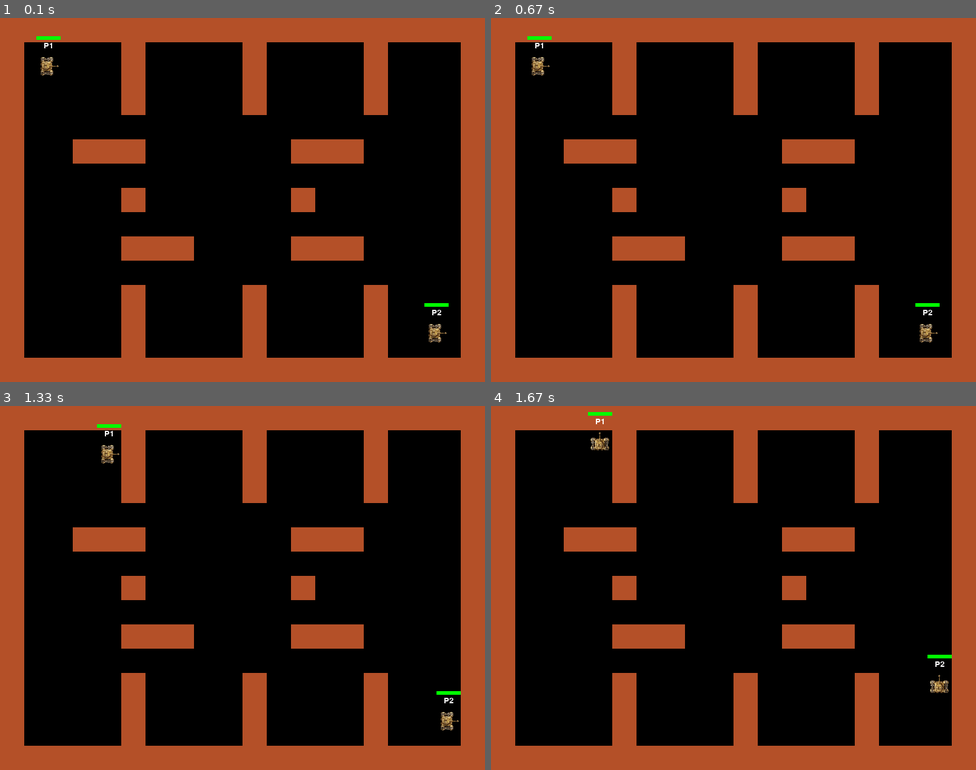
Above: before the commit, frames 1-4 (two rows, left to right).
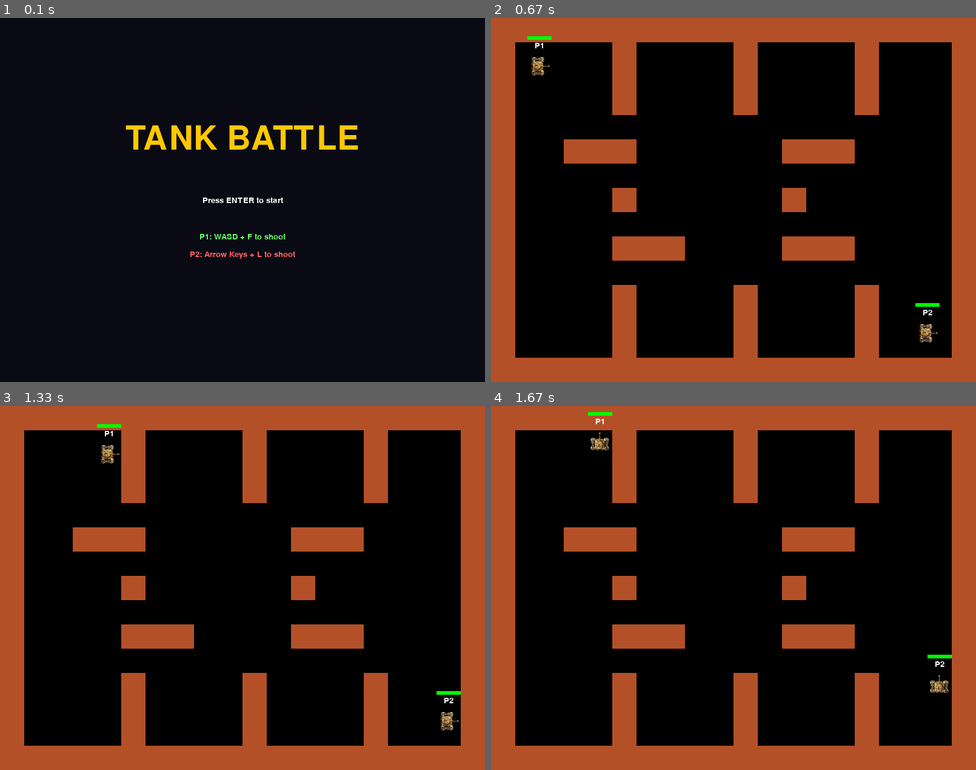
Above: after the commit, the same moments.

Repository: ZH-J6/Pygame_Software_Engineering
Game: pygame game, started from pygame/game.py
The game is run twice, just before and just after one commit, with the same random seed, the same clock (stepped at 60 frames per second) and the same inputs.
Inputs:
- Up to frame 1 (0.1 s): no input
- Up to frame 2 (0.67 s): tap Enter at 0.33 s
- Up to frame 3 (1.33 s): tap F at 0.67 s; hold Right from 1 s (still down); hold D from 1 s (still down)
- Up to frame 4 (1.67 s): release Right at 1.47 s; release D at 1.47 s; hold Up from 1.5 s (still down); hold W from 1.5 s (still down)

The runs differ from the first frame. In frame 1, 35% of the frame differs, in the area x 0-100%, y 0-100%; in frame 2, nothing differs; in frame 3, nothing differs; in frame 4, nothing differs.

Commit message:
Implement start menu for Tank Battle game
Added a start menu with instructions and event handling.

Diff:
--- a/pygame/game.py
+++ b/pygame/game.py
@@ -34,6 +34,18 @@
 
 clock = pygame.time.Clock()
 
+def draw_start_menu():
+    screen.fill((10, 10, 20))
+    title = big_font.render("TANK BATTLE", True, (255, 200, 0))
+    screen.blit(title, title.get_rect(center=(WIDTH // 2, HEIGHT // 2 - 100)))
+    sub = font.render("Press ENTER to start", True, (255, 255, 255))
+    screen.blit(sub, sub.get_rect(center=(WIDTH // 2, HEIGHT // 2)))
+    p1 = font.render("P1: WASD + F to shoot", True, (100, 255, 100))
+    p2 = font.render("P2: Arrow Keys + L to shoot", True, (255, 100, 100))
+    screen.blit(p1, p1.get_rect(center=(WIDTH // 2, HEIGHT // 2 + 60)))
+    screen.blit(p2, p2.get_rect(center=(WIDTH // 2, HEIGHT // 2 + 90)))
+    pygame.display.flip()
+
 weapon = Weapon("Missile",12,400)
 
 spawn_points = [
@@ -55,6 +67,19 @@
 sparks = []
 
 walls = generate_walls()
+
+# Start menu
+in_menu = True
+while in_menu:
+    clock.tick(FPS)
+    for event in pygame.event.get():
+        if event.type == pygame.QUIT:
+            pygame.quit()
+            exit()
+        if event.type == pygame.KEYDOWN:
+            if event.key == pygame.K_RETURN:
+                in_menu = False
+    draw_start_menu()
 
 running = True
 winner = None
